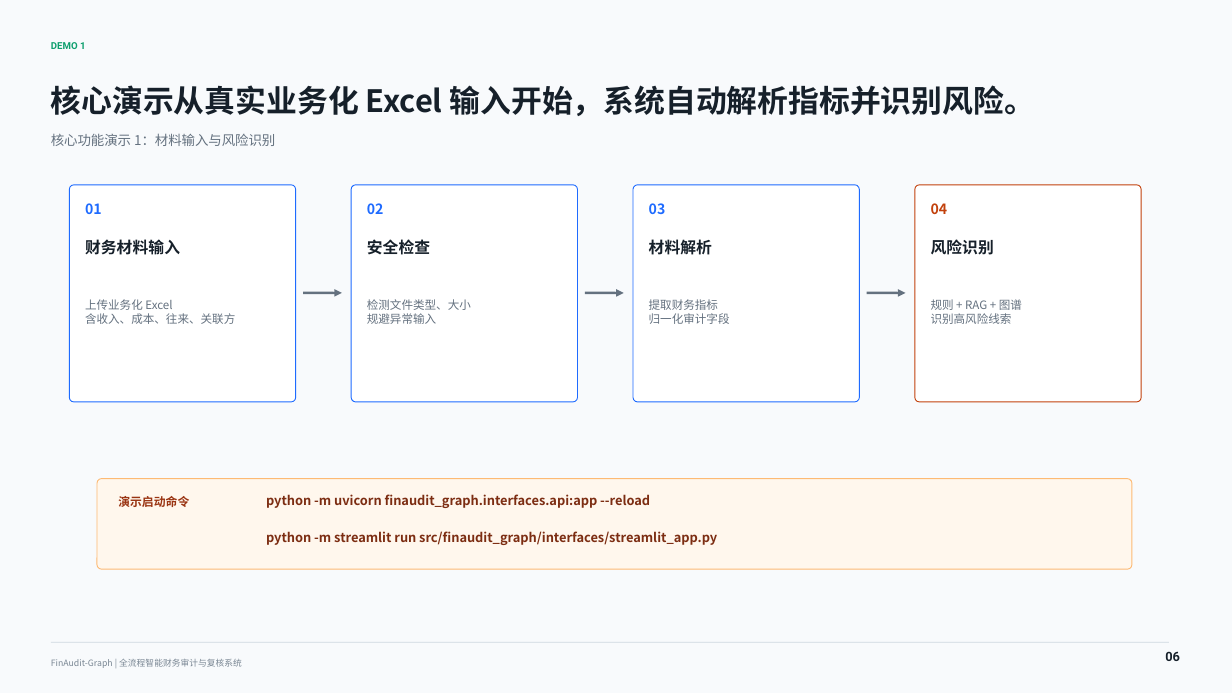
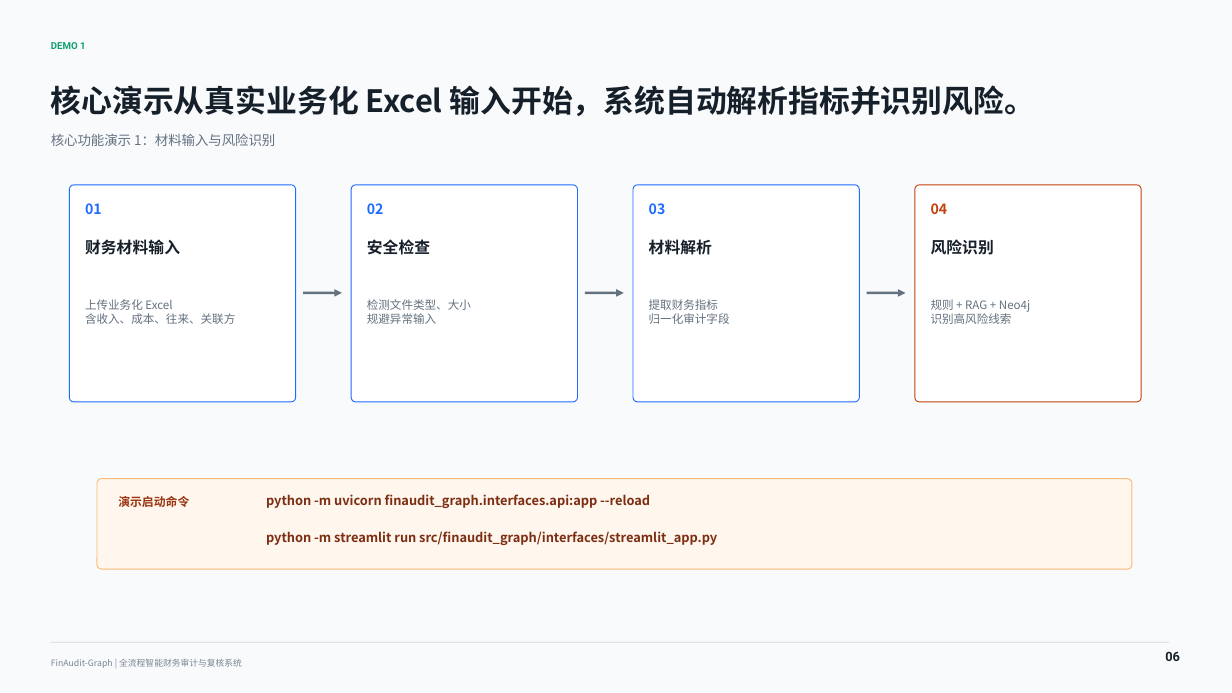
Before and after one commit to water-sashuishui/FinAudit-Graph, a slide deck: slide 6 of docs/defense/finaudit_graph_defense_presentation.pptx. Drawn at 1232x693 pixels with LibreOffice and Linux fonts; fonts in the diff are those of the drawing. Boxes give left, top, right and bottom in pixels: in the first picture for what was removed or moved away, otherwise in the second. Text is boxed around its words. In the diff, an @@ line names an element or a change of style, - is before the commit and + after.

```diff
--- a/docs/defense/finaudit_graph_defense_presentation.pptx
+++ b/docs/defense/finaudit_graph_defense_presentation.pptx
@@ text at <box>931,299,1030,314</box>: text changed @@
-规则 + RAG + 图谱
+规则 + RAG + Neo4j
```
Also in this commit, not shown: 7 other slides changed, 13 other files.
